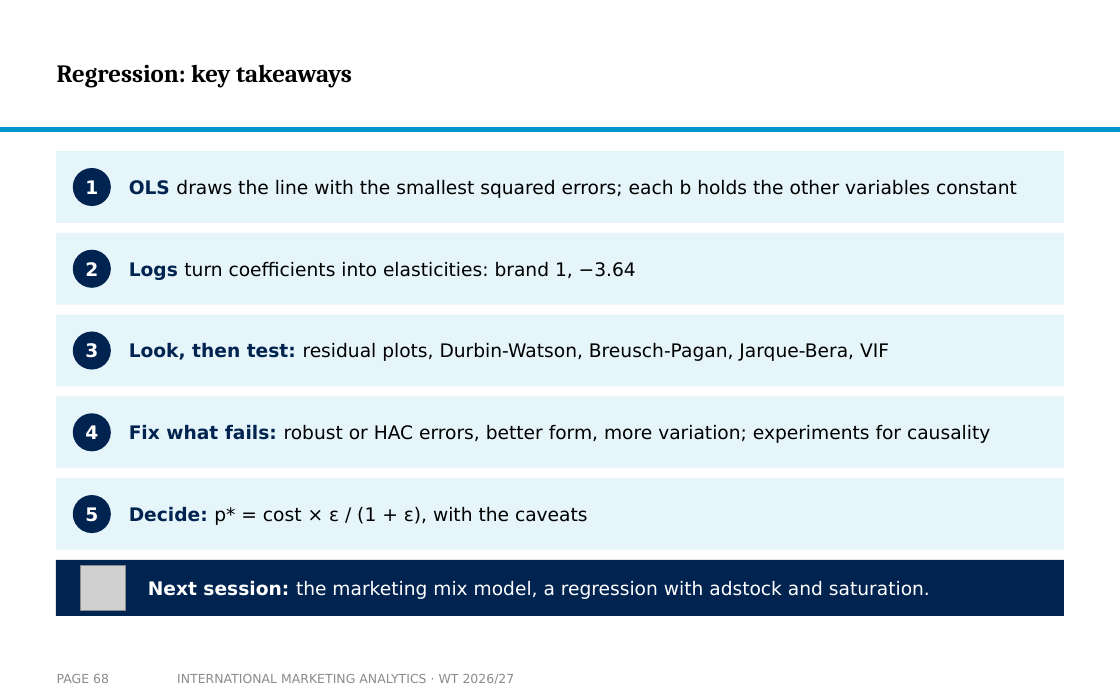
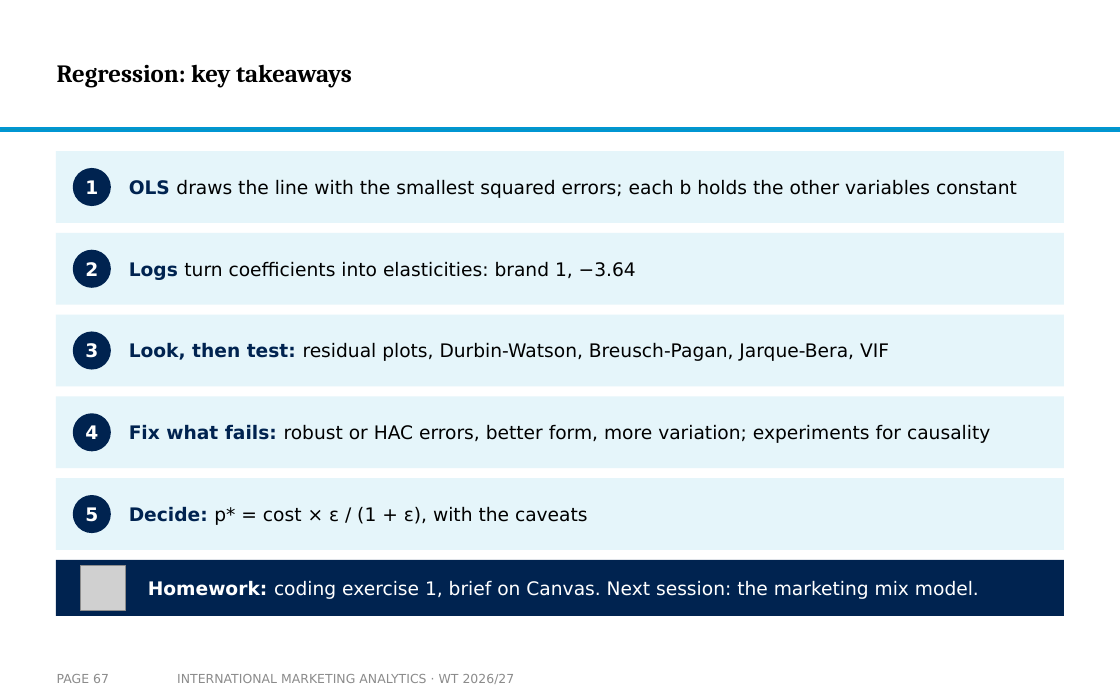
Before and after one commit to arnefloh-wu/international-marketing-analytics-teaching, a slide deck: slide 67 of slides/01b_statistics-and-regression_WT26-27.pptx (slide 68 before the commit). Drawn at 1120x700 pixels with LibreOffice and Linux fonts; fonts in the diff are those of the drawing; grey boxes stand for pictures; background and template pictures are left out. Boxes give left, top, right and bottom in pixels: in the first picture for what was removed or moved away, otherwise in the second. Text is boxed around its words. In the diff, an @@ line names an element or a change of style, - is before the commit and + after.

```diff
--- a/slides/01b_statistics-and-regression_WT26-27.pptx
+++ b/slides/01b_statistics-and-regression_WT26-27.pptx
@@ text at <box>148,580,979,599</box>: text changed @@
-Next session: the marketing mix model, a regression with adstock and saturation.
+Homework: coding exercise 1, brief on Canvas. Next session: the marketing mix model.
@@ page number at <box>57,674,109,683</box>: text changed @@
-PAGE 68
+PAGE 67
```
Also in this commit, not shown: 15 other slides changed, 2 slides added, 3 slides removed, 5 other files.
